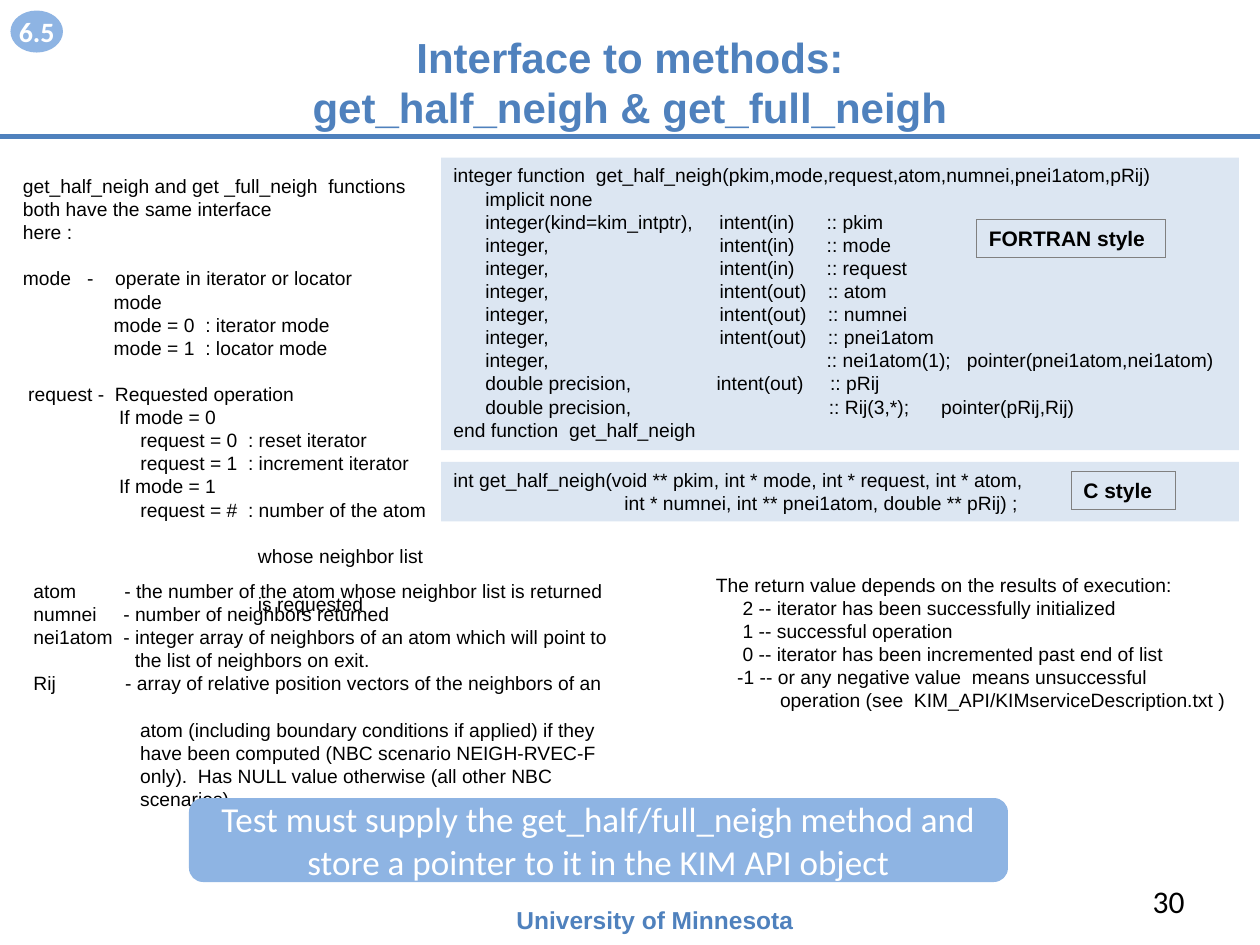
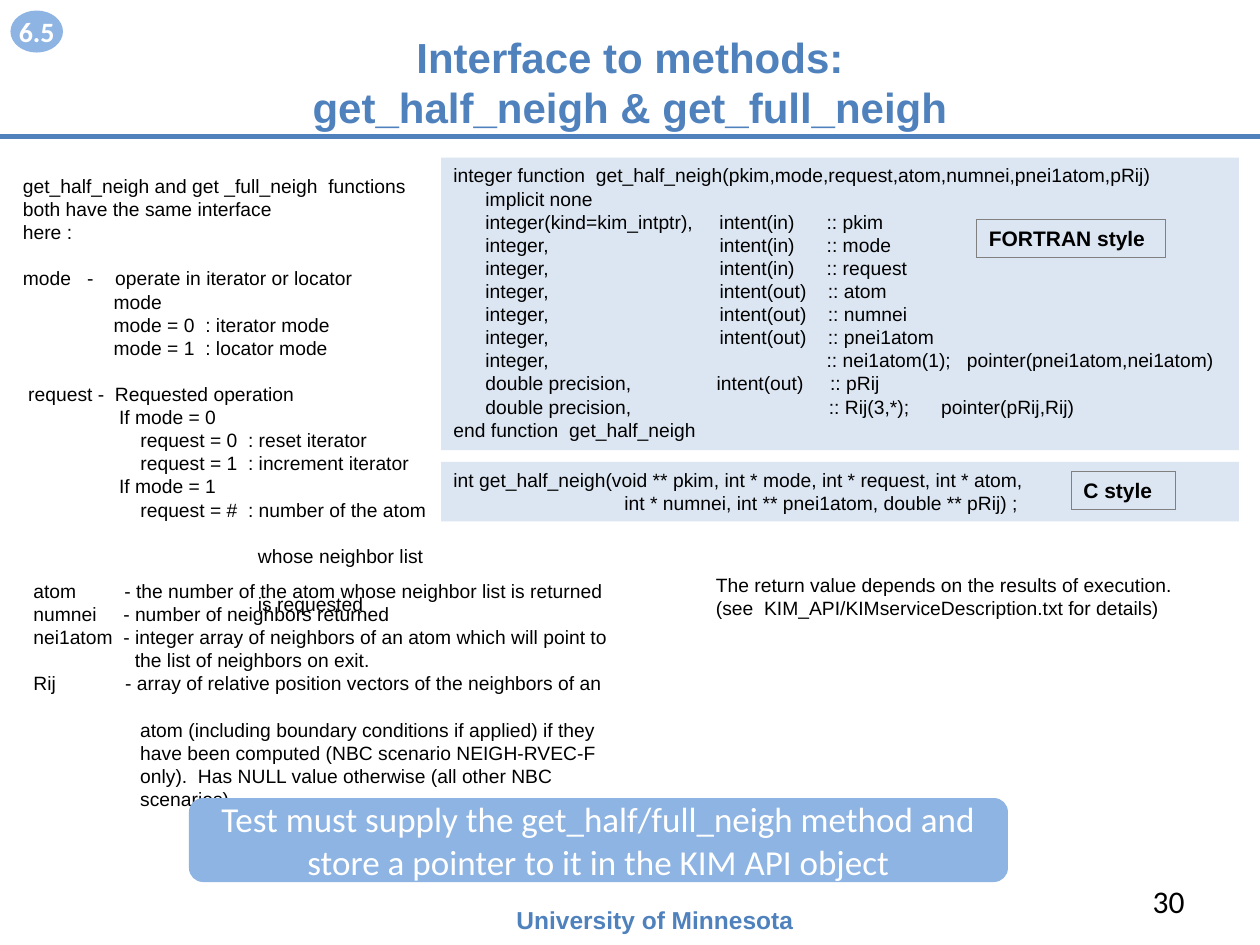
Before and after one commit to openkim/kim-api, a slide deck: slide 30 of DOCs/openkim-api-introduction.pptx. Drawn at 1260x945 pixels with LibreOffice and Linux fonts; fonts in the diff are those of the drawing. Boxes give left, top, right and bottom in pixels: in the first picture for what was removed or moved away, otherwise in the second. Text is boxed around its words. In the diff, an @@ line names an element or a change of style, - is before the commit and + after.

```diff
--- a/DOCs/openkim-api-introduction.pptx
+++ b/DOCs/openkim-api-introduction.pptx
@@ text at (716, 578, 1172, 619): text changed @@
-The return value depends on the results of execution:
-2 -- iterator has been successfully initialized
-1 -- successful operation
-0 -- iterator has been incremented past end of list
--1 -- or any negative value means unsuccessful
-operation (see KIM_API/KIMserviceDescription.txt )
+The return value depends on the results of execution.
+(see KIM_API/KIMserviceDescription.txt for details)
```
Also in this commit, not shown: 7 other slides changed, 6 other files.
